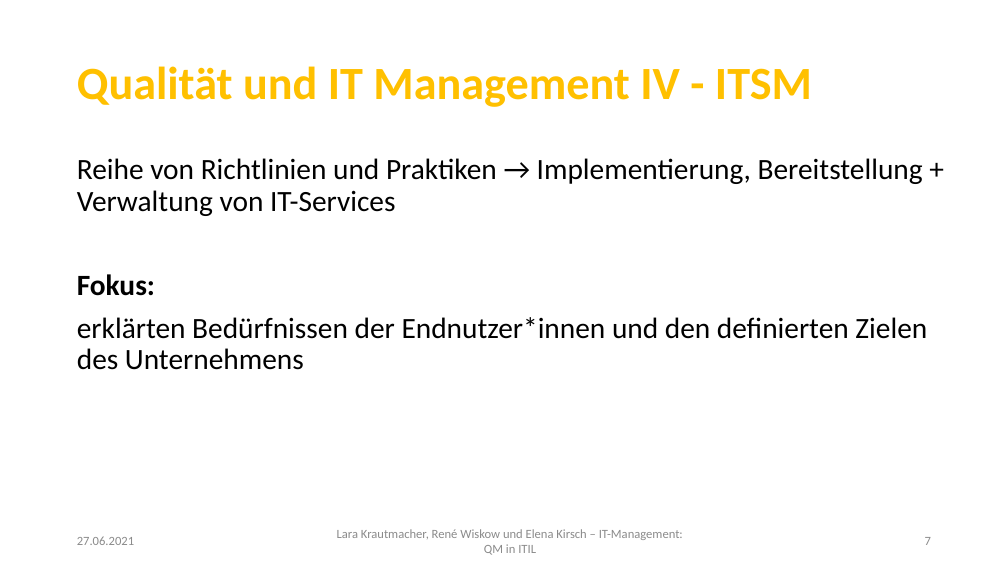
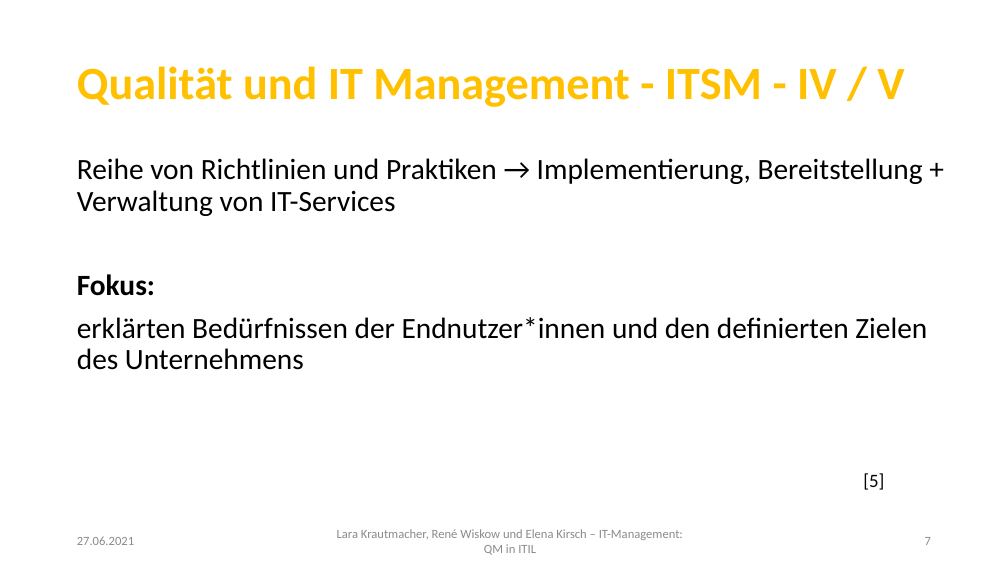
Before and after one commit to LaraKrauti/Qualitaetssicherung, a slide deck: slide 7 of LaraKrautmacher_RenéWiskow_ElenaKirsch_ITManagement.pptx. Drawn at 1008x567 pixels with LibreOffice and Linux fonts; fonts in the diff are those of the drawing; background and template pictures are left out. Boxes give left, top, right and bottom in pixels: in the first picture for what was removed or moved away, otherwise in the second. Text is boxed around its words. In the diff, an @@ line names an element or a change of style, - is before the commit and + after.

```diff
--- a/LaraKrautmacher_RenéWiskow_ElenaKirsch_ITManagement.pptx
+++ b/LaraKrautmacher_RenéWiskow_ElenaKirsch_ITManagement.pptx
@@ title at box(77, 66, 904, 107): text changed @@
-Qualität und IT Management IV - ITSM
+Qualität und IT Management - ITSM - IV / V
@@ text added at box(863, 473, 884, 490), 18 pt, text #000000 @@
+[5]
```
Also in this commit, not shown: 5 other slides changed, 6 slides added.
